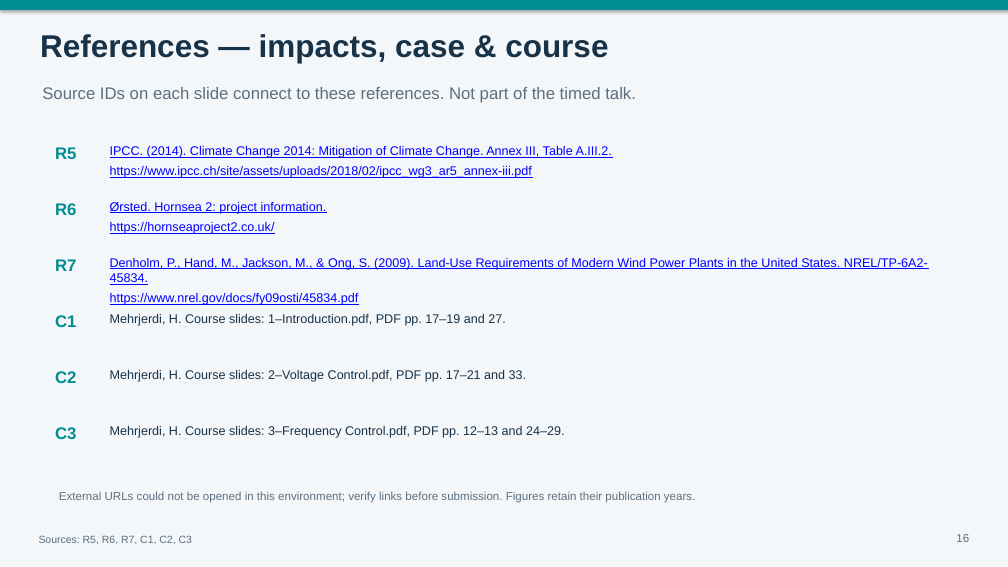
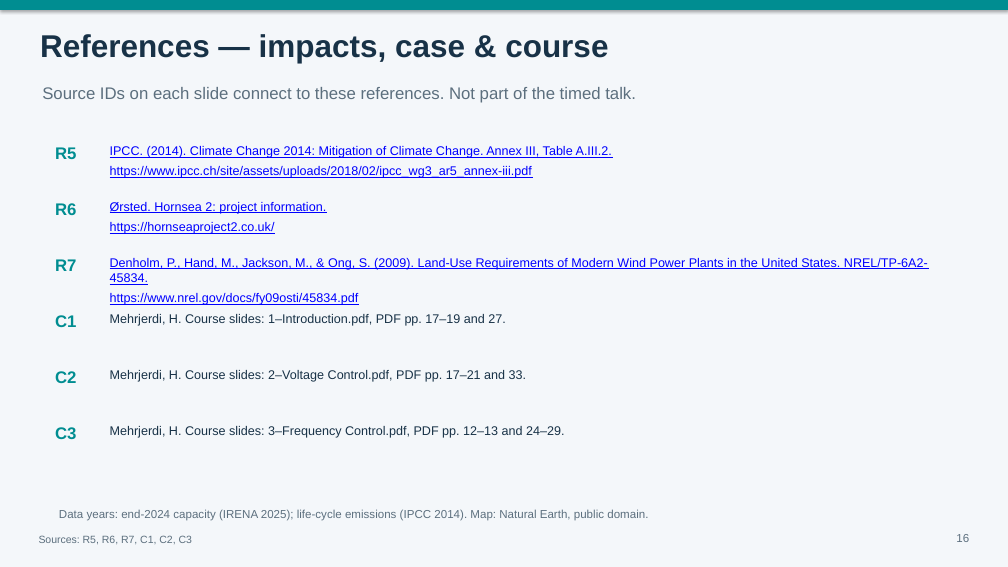
Before and after one commit to dhtlampa369-code/power, a slide deck: slide 16 of presentation/Wind_Power_Plant_20min.pptx. Drawn at 1008x567 pixels with LibreOffice and Linux fonts; fonts in the diff are those of the drawing. Boxes give left, top, right and bottom in pixels: in the first picture for what was removed or moved away, otherwise in the second. Text is boxed around its words. In the diff, an @@ line names an element or a change of style, - is before the commit and + after.

```diff
--- a/presentation/Wind_Power_Plant_20min.pptx
+++ b/presentation/Wind_Power_Plant_20min.pptx
@@ text at [59, 509, 648, 521]: text changed @@
-External URLs could not be opened in this environment; verify links before submission. Figures retain their publication years.
+Data years: end-2024 capacity (IRENA 2025); life-cycle emissions (IPCC 2014). Map: Natural Earth, public domain.
```
Also in this commit, not shown: 3 other slides changed, 1 slide added, 1 slide removed, 2 other files.
